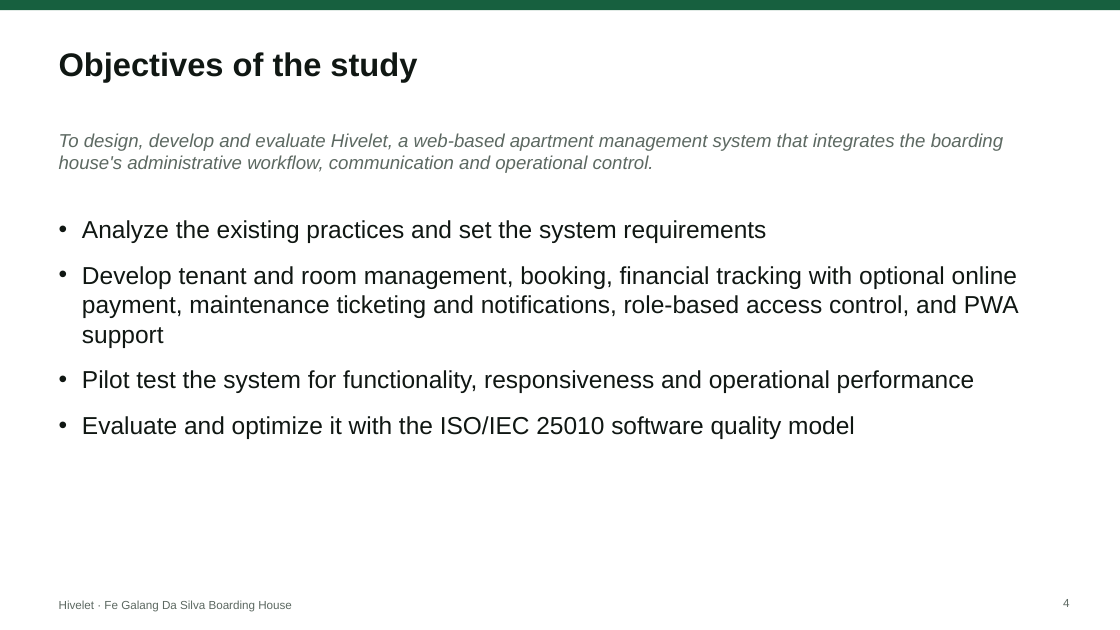
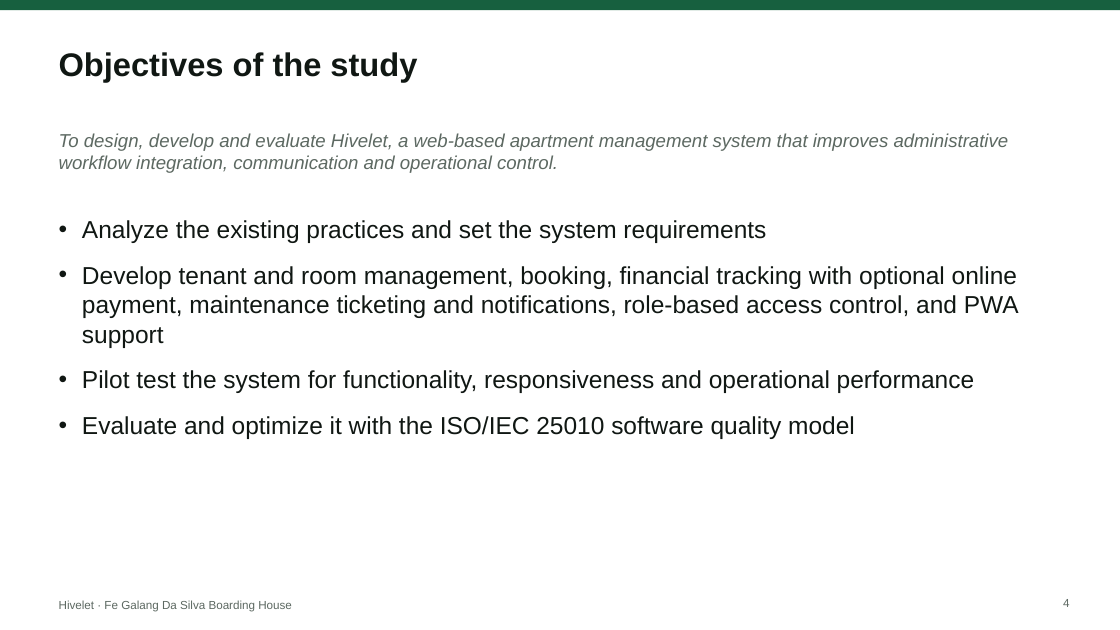
Before and after one commit to SeanJerve/hivelet, a slide deck: slide 4 of FINAL/HIVELET DEFENSE SLIDES.pptx. Drawn at 1120x630 pixels with LibreOffice and Linux fonts; fonts in the diff are those of the drawing. Boxes give left, top, right and bottom in pixels: in the first picture for what was removed or moved away, otherwise in the second. Text is boxed around its words. In the diff, an @@ line names an element or a change of style, - is before the commit and + after.

```diff
--- a/FINAL/HIVELET DEFENSE SLIDES.pptx
+++ b/FINAL/HIVELET DEFENSE SLIDES.pptx
@@ text at (59, 133, 1009, 173): text changed @@
-To design, develop and evaluate Hivelet, a web-based apartment management system that integrates the boarding house's administrative workflow, communication and operational control.
+To design, develop and evaluate Hivelet, a web-based apartment management system that improves administrative workflow integration, communication and operational control.
```
Also in this commit, not shown: 2 other slides changed, 33 other files.
